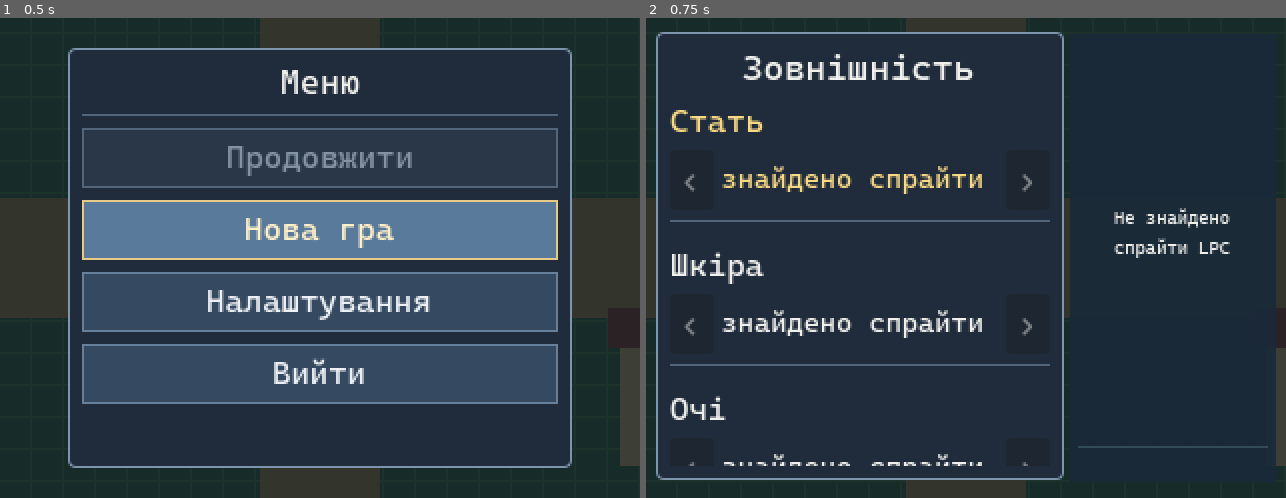
Above: before the commit, frames 1-2 (left to right).
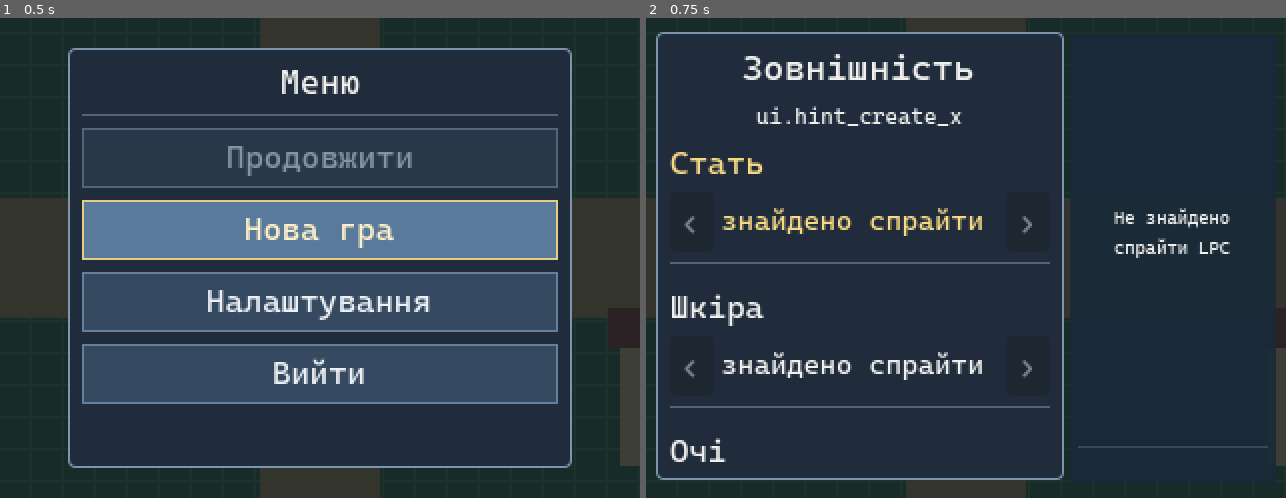
Above: after the commit, the same moments.

Repository: PylSerg/skyval-godot
Game: Godot game, scene res://prototype/camera_test.tscn
The game is run twice, just before and just after one commit, with the same random seed, the same clock (stepped at 60 frames per second) and the same inputs.
Inputs:
- Up to frame 1 (0.5 s): no input
- Up to frame 2 (0.75 s): click "Нова гра" at 0.5 s

Frame 1 is identical in both runs. In frame 2, 6.2% of the frame differs, in the area x 3-64%, y 18-94%.

Commit message:
Replace appearance create button with X hint and A/B confirmation dialog

Diff:
--- a/ui/character_creator.gd
+++ b/ui/character_creator.gd
@@ -36,6 +36,7 @@
 
 var _opened: bool = false
 var _creation_mode: bool = false
+var _confirmation_open: bool = false
 var _edit_snapshot: Dictionary = {}
 var _selected_index: int = 0
 var _active_tab: int = 0
@@ -46,7 +47,10 @@
 var _row_values: Array[Label] = []
 var _row_scroll: ScrollContainer
 var _page_clip: Control
-var _confirm_button: Button
+var _action_hint: Label
+var _confirmation_overlay: Control
+var _confirmation_message: Label
+var _confirmation_hint: Label
 var _ui_font: FontFile
 var _held_joy_buttons: Dictionary = {}
 var _joy_axis_direction: Dictionary = {}
@@ -180,6 +184,16 @@
             get_viewport().set_input_as_handled()
         return
 
+    if appearance_window and _confirmation_open:
+        # Confirmation is modal: no changes to the character until A or B.
+        match event.button_index:
+            JOY_BUTTON_A:
+                _accept_appearance()
+            JOY_BUTTON_B:
+                _dismiss_confirmation()
+        get_viewport().set_input_as_handled()
+        return
+
     # Start/R3 belongs to GameMenu, except while creating a new character.
     if event.button_index == JOY_BUTTON_START or event.button_index == JOY_BUTTON_RIGHT_STICK:
         return
@@ -196,10 +210,10 @@
             else:
                 _set_open(false)
         JOY_BUTTON_A:
-            if appearance_window and _selected_index == APPEARANCE_FIELDS.size():
-                _accept_appearance()
-            else:
-                _adjust_selected(1)
+            _adjust_selected(1)
+        JOY_BUTTON_X:
+            if appearance_window:
+                _show_confirmation()
         JOY_BUTTON_LEFT_SHOULDER:
             if not appearance_window:
                 _set_tab(posmod(_active_tab - 1, BACKPACK_TABS.size()))
@@ -223,6 +237,9 @@
 func _handle_joy_axis(event: InputEventJoypadMotion) -> void:
     if not _opened:
         return
+    if appearance_window and _confirmation_open:
+        get_viewport().set_input_as_handled()
+        return
     # One 90-degree step per right-stick horizontal tilt. The stick must
     # return near the center before another step, including opposite tilts.
     if event.axis == JOY_AXIS_RIGHT_X:
@@ -275,7 +292,7 @@
 func _move_selection(amount: int) -> void:
     if not _can_navigate():
         return
-    var option_count: int = _current_fields().size() + (1 if appearance_window else 0)
+    var option_count: int = _current_fields().size()
     if option_count == 0:
         return
     _selected_index = posmod(_selected_index + amount, option_count)
@@ -297,15 +314,6 @@
             label.add_theme_color_override("font_color", Color("#f8d984") if selected else Color("#f0f1ed"))
         if index < _row_values.size() and is_instance_valid(_row_values[index]):
             _row_values[index].add_theme_color_override("font_color", Color("#f8d984") if selected else Color("#f0f1ed"))
-    if appearance_window and is_instance_valid(_confirm_button):
-        var selected_confirm: bool = _selected_index == APPEARANCE_FIELDS.size()
-        var style := StyleBoxFlat.new()
-        style.bg_color = Color("#597a9b") if selected_confirm else Color("#354960")
-        style.border_color = Color("#e7ca86") if selected_confirm else Color("#667f9a")
-        style.set_border_width_all(1)
-        style.set_content_margin_all(2)
-        _confirm_button.add_theme_stylebox_override("normal", style)
-        _confirm_button.add_theme_color_override("font_color", Color("#fff0c8") if selected_confirm else Color("#edf1f5"))
 
 
 func _current_fields() -> Array:
@@ -344,8 +352,10 @@
 
 
 func _accept_appearance() -> void:
-    if not appearance_window or not _opened:
-        return
+    if not appearance_window or not _opened or not _confirmation_open:
+        return
+    _confirmation_open = false
+    _confirmation_overlay.hide()
     confirmed.emit()
     _creation_mode = false
     _edit_snapshot.clear()
@@ -355,6 +365,8 @@
 func _cancel_appearance() -> void:
     if not appearance_window or not _opened:
         return
+    _confirmation_open = false
+    _confirmation_overlay.hide()
     if not _creation_mode and not _edit_snapshot.is_empty():
         avatar.apply_save_state(_edit_snapshot)
     # Emit while paused so the calling menu can claim pause ownership.
@@ -378,6 +390,9 @@
     if _opened == next_open:
         return
     _opened = next_open
+    _confirmation_open = false
+    if _confirmation_overlay != null:
+        _confirmation_overlay.hide()
     _root.visible = next_open
     _set_ui_pause(next_open)
     if next_open:
@@ -439,6 +454,13 @@
     _title_label.horizontal_alignment = HORIZONTAL_ALIGNMENT_CENTER
     stack.add_child(_title_label)
 
+    if appearance_window:
+        # Always-visible instruction, outside the scrollable parameter list.
+        _action_hint = _label(11)
+        _action_hint.custom_minimum_size.y = 17
+        _action_hint.horizontal_alignment = HORIZONTAL_ALIGNMENT_CENTER
+        stack.add_child(_action_hint)
+
     if not appearance_window:
         _tab_scroll = ScrollContainer.new()
         _tab_scroll.custom_minimum_size.y = 25
@@ -482,6 +504,9 @@
     _missing_label.autowrap_mode = TextServer.AUTOWRAP_WORD_SMART
     _missing_label.horizontal_alignment = HORIZONTAL_ALIGNMENT_CENTER
     _root.add_child(_missing_label)
+
+    if appearance_window:
+        _build_confirmation_overlay()
 
     _refresh_text()
 
@@ -546,6 +571,67 @@
     if intended_tab >= 0 and intended_tab < _tab_buttons.size():
         _tab_scroll.ensure_control_visible(_tab_buttons[intended_tab])
 
+
+
+
+func _show_confirmation() -> void:
+    if not appearance_window or not _opened or _confirmation_open:
+        return
+    _confirmation_open = true
+    _confirmation_message.text = _tr("ui.confirm_create_question") if _creation_mode else _tr("ui.confirm_edit_question")
+    _confirmation_hint.text = _tr("ui.confirm_joy_hint")
+    _confirmation_overlay.show()
+
+
+func _dismiss_confirmation() -> void:
+    _confirmation_open = false
+    if _confirmation_overlay != null:
+        _confirmation_overlay.hide()
+
+
+func _build_confirmation_overlay() -> void:
+    _confirmation_overlay = Control.new()
+    _confirmation_overlay.set_anchors_and_offsets_preset(Control.PRESET_FULL_RECT)
+    _confirmation_overlay.mouse_filter = Control.MOUSE_FILTER_STOP
+    _root.add_child(_confirmation_overlay)
+
+    var backdrop := ColorRect.new()
+    backdrop.color = Color(0.03, 0.06, 0.10, 0.88)
+    backdrop.set_anchors_and_offsets_preset(Control.PRESET_FULL_RECT)
+    backdrop.mouse_filter = Control.MOUSE_FILTER_IGNORE
+    _confirmation_overlay.add_child(backdrop)
+
+    var panel := PanelContainer.new()
+    panel.position = Vector2(27, 65)
+    panel.custom_minimum_size = Vector2(266, 110)
+    panel.size = Vector2(266, 110)
+    _confirmation_overlay.add_child(panel)
+
+    var style := StyleBoxFlat.new()
+    style.bg_color = Color("#202c3c")
+    style.border_color = Color("#e7ca86")
+    style.set_border_width_all(1)
+    style.set_corner_radius_all(3)
+    style.set_content_margin_all(8)
+    panel.add_theme_stylebox_override("panel", style)
+
+    var content := VBoxContainer.new()
+    content.add_theme_constant_override("separation", 12)
+    panel.add_child(content)
+
+    _confirmation_message = _label(15)
+    _confirmation_message.horizontal_alignment = HORIZONTAL_ALIGNMENT_CENTER
+    _confirmation_message.autowrap_mode = TextServer.AUTOWRAP_WORD_SMART
+    _confirmation_message.clip_text = false
+    _confirmation_message.custom_minimum_size.y = 45
+    content.add_child(_confirmation_message)
+
+    _confirmation_hint = _label(12)
+    _confirmation_hint.horizontal_alignment = HORIZONTAL_ALIGNMENT_CENTER
+    _confirmation_hint.clip_text = false
+    content.add_child(_confirmation_hint)
+
+    _confirmation_overlay.hide()
 
 func _create_page_scroll() -> ScrollContainer:
     var scroll := ScrollContainer.new()
@@ -601,6 +687,10 @@
     if _title_label == null:
         return
     _title_label.text = _tr("ui.appearance") if appearance_window else _tr("inventory.title")
+    if appearance_window:
+        _action_hint.text = _tr("ui.hint_create_x") if _creation_mode else _tr("ui.hint_edit_x")
+        _confirmation_message.text = _tr("ui.confirm_create_question") if _creation_mode else _tr("ui.confirm_edit_question")
+        _confirmation_hint.text = _tr("ui.confirm_joy_hint")
     if not appearance_window:
         for index in range(_tab_buttons.size()):
             _tab_buttons[index].text = _tr(str(BACKPACK_TABS[index]))
@@ -621,7 +711,6 @@
         _rows.remove_child(child)
         child.queue_free()
 
-    _confirm_button = null
     var fields: Array = _current_fields()
     if not appearance_window and _active_tab != 0:
         var placeholder := VBoxContainer.new()
@@ -692,14 +781,6 @@
             separator.size_flags_horizontal = Control.SIZE_EXPAND_FILL
             separator.mouse_filter = Control.MOUSE_FILTER_IGNORE
             field_box.add_child(separator)
-
-    if appearance_window:
-        _confirm_button = _button()
-        _confirm_button.text = _tr("ui.confirm_character") if _creation_mode else _tr("ui.confirm_appearance_edit")
-        _confirm_button.add_theme_font_size_override("font_size", 13)
-        _confirm_button.custom_minimum_size.y = 26
-        _confirm_button.pressed.connect(_accept_appearance)
-        _rows.add_child(_confirm_button)
 
     _update_row_highlight()
     _reveal_selected_row()
